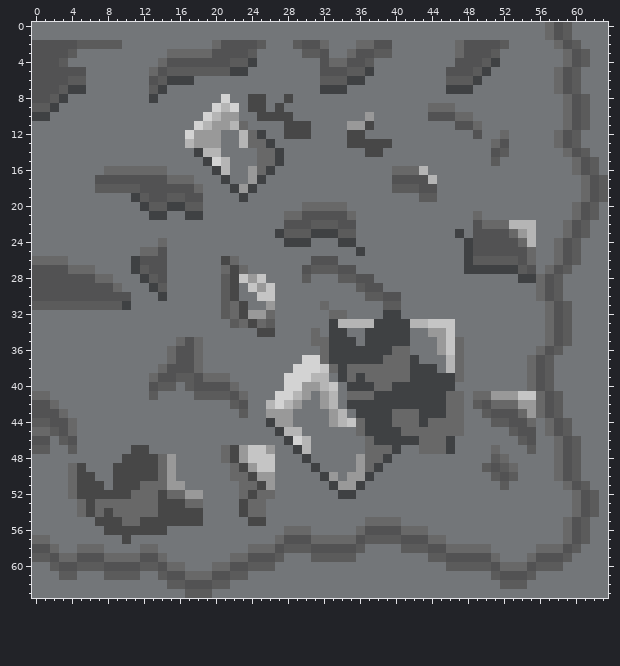
Edited in one commit: pixel-art sprite (Assets/Level/WALL_tunnel_left.png). This is how it looked before the edit.
The file is 64x64 pixels. Colours within 5 levels of each other are drawn and written as one.
The same view after the edit:
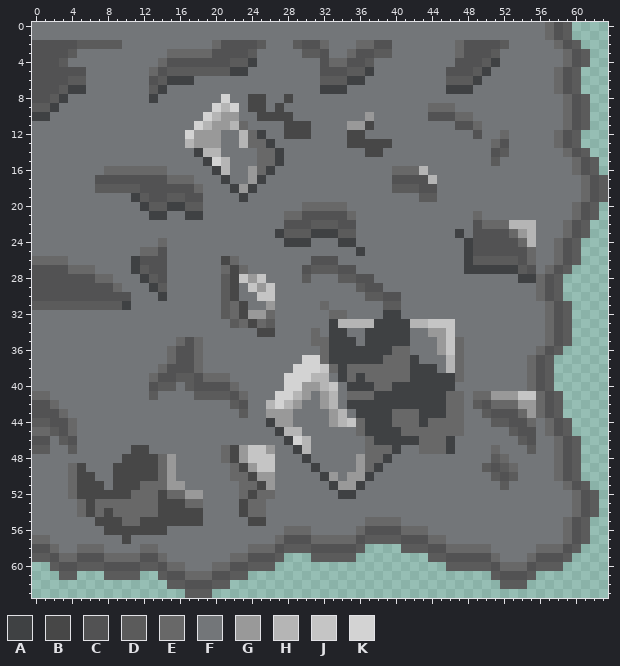
Palette (. is transparent): A #3f4143  B #474747  C #525253  D #5b5b5b  E #686868  F #737679  G #999999  H #b5b5b5  J #c5c5c5  K #d3d3d3
Change:
Changed rows in their new state; - is an unchanged pixel.
first column x 60:
 0 ....
 1 ....
 2 -...
 3 --..
 4 --..
 5 -...
 6 -...
 7 -...
 8 --..
 9 --..
10 --..
11 --..
12 -...
13 -...
14 --..
15 ---.
16 ---.
first column x 0:
20 ---------------------------------------------------------------.
21 ---------------------------------------------------------------.
22 --------------------------------------------------------------..
23 --------------------------------------------------------------..
24 -------------------------------------------------------------...
25 -------------------------------------------------------------...
26 -------------------------------------------------------------...
27 ------------------------------------------------------------....
28 -----------------------------------------------------------.....
29 -----------------------------------------------------------.....
30 -----------------------------------------------------------.....
31 ------------------------------------------------------------....
32 ------------------------------------------------------------....
33 ------------------------------------------------------------....
34 ------------------------------------------------------------....
35 ------------------------------------------------------------....
36 -----------------------------------------------------------.....
37 ----------------------------------------------------------......
38 ----------------------------------------------------------......
39 ----------------------------------------------------------......
40 ----------------------------------------------------------......
41 -----------------------------------------------------------.....
42 -----------------------------------------------------------.....
43 -----------------------------------------------------------.....
44 ------------------------------------------------------------....
45 ------------------------------------------------------------....
46 -------------------------------------------------------------...
47 -------------------------------------------------------------...
48 -------------------------------------------------------------...
49 -------------------------------------------------------------...
50 -------------------------------------------------------------...
51 --------------------------------------------------------------..
52 ---------------------------------------------------------------.
53 ---------------------------------------------------------------.
54 ---------------------------------------------------------------.
55 --------------------------------------------------------------..
56 --------------------------------------------------------------..
57 --------------------------------------------------------------..
58 -------------------------------------....--------------------...
59 ----------------------------...-----........----------------....
60 ..-------------------------...................-------------.....
61 ...--...----..----------...........................-----........
62 ...............-------..............................---.........
63 .................---............................................
Changed places in both pictures, as pixel boxes (x1, y1, x2, y2):
erased: (32, 22, 608, 598)
